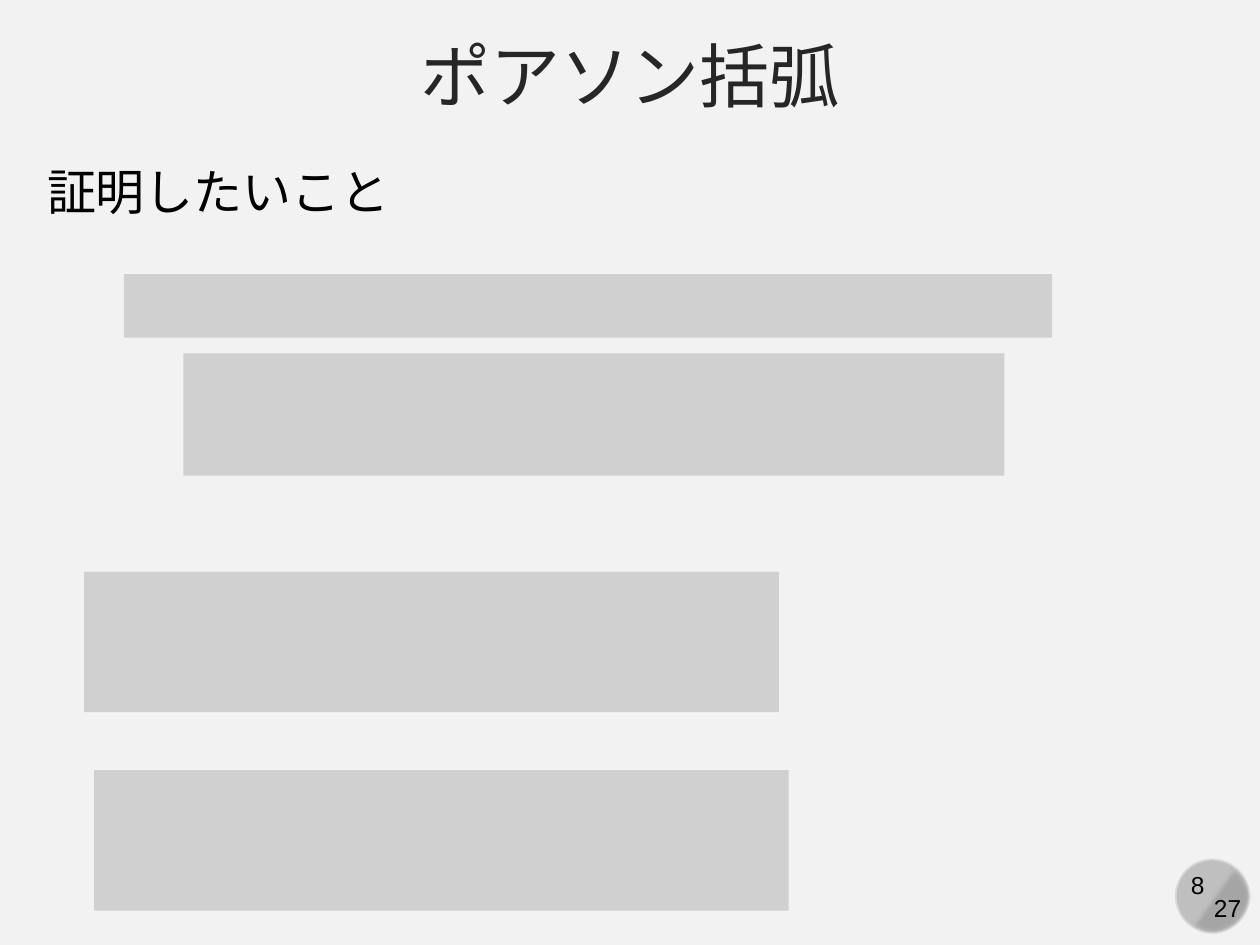
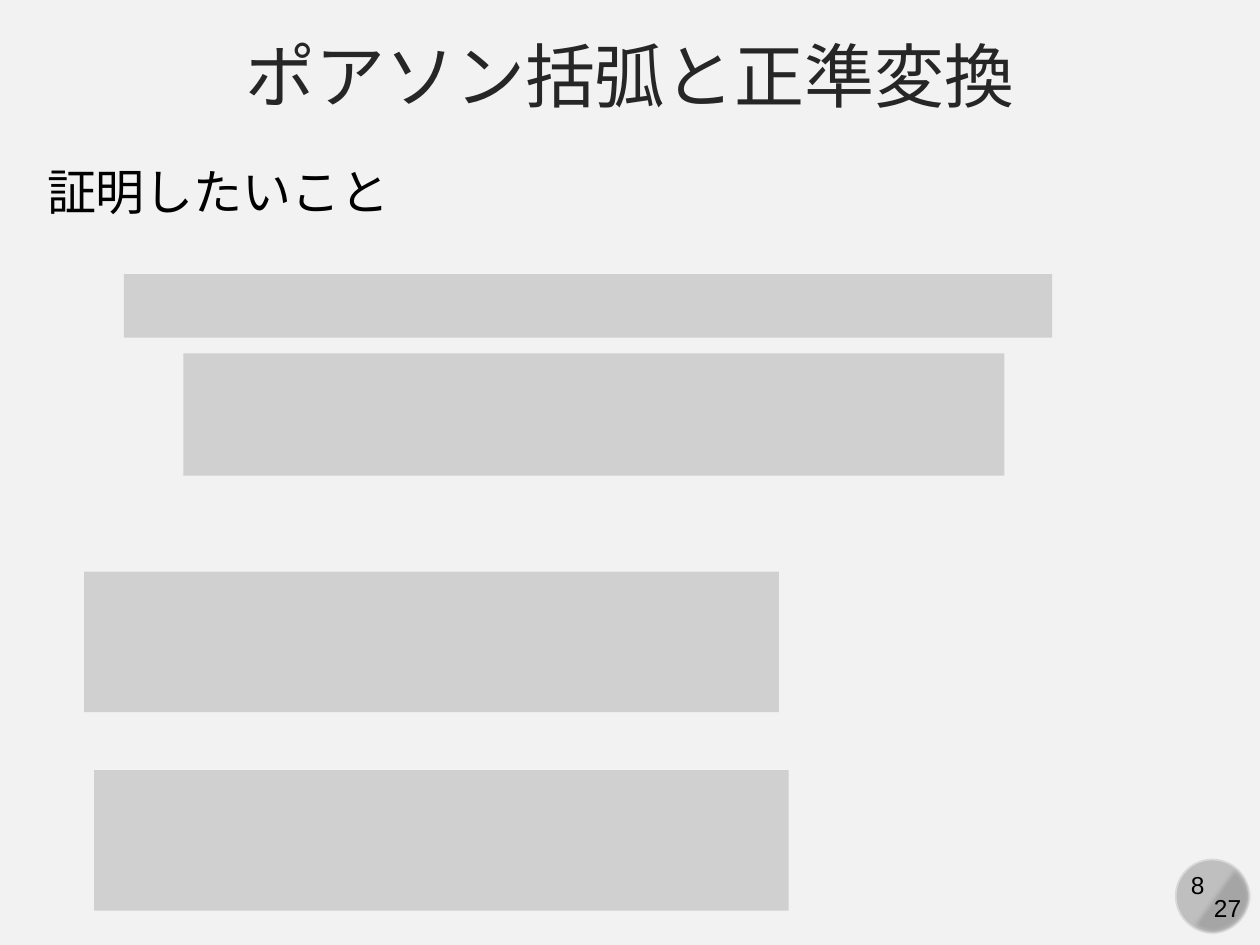
Before and after one commit to kaityo256/classical_mechanics, a slide deck: slide 8 of poisson/fig/slide.pptx. Drawn at 1260x945 pixels with LibreOffice and Linux fonts; fonts in the diff are those of the drawing; grey boxes stand for pictures. Boxes give left, top, right and bottom in pixels: in the first picture for what was removed or moved away, otherwise in the second. Text is boxed around its words. In the diff, an @@ line names an element or a change of style, - is before the commit and + after.

```diff
--- a/poisson/fig/slide.pptx
+++ b/poisson/fig/slide.pptx
@@ text at bbox=[245, 42, 1014, 108]: text changed @@
-ポアソン括弧
+ポアソン括弧と正準変換
```
Also in this commit, not shown: 1 other slide changed, 4 slides added.
